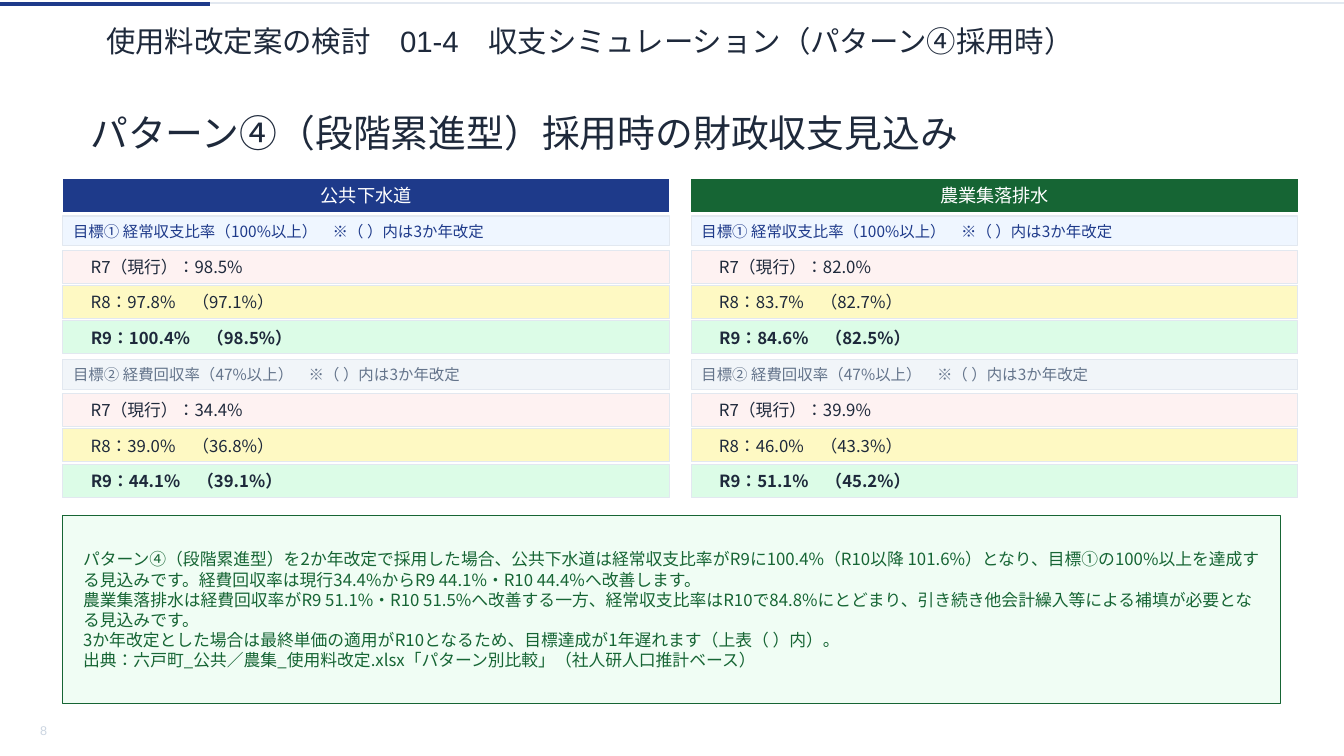
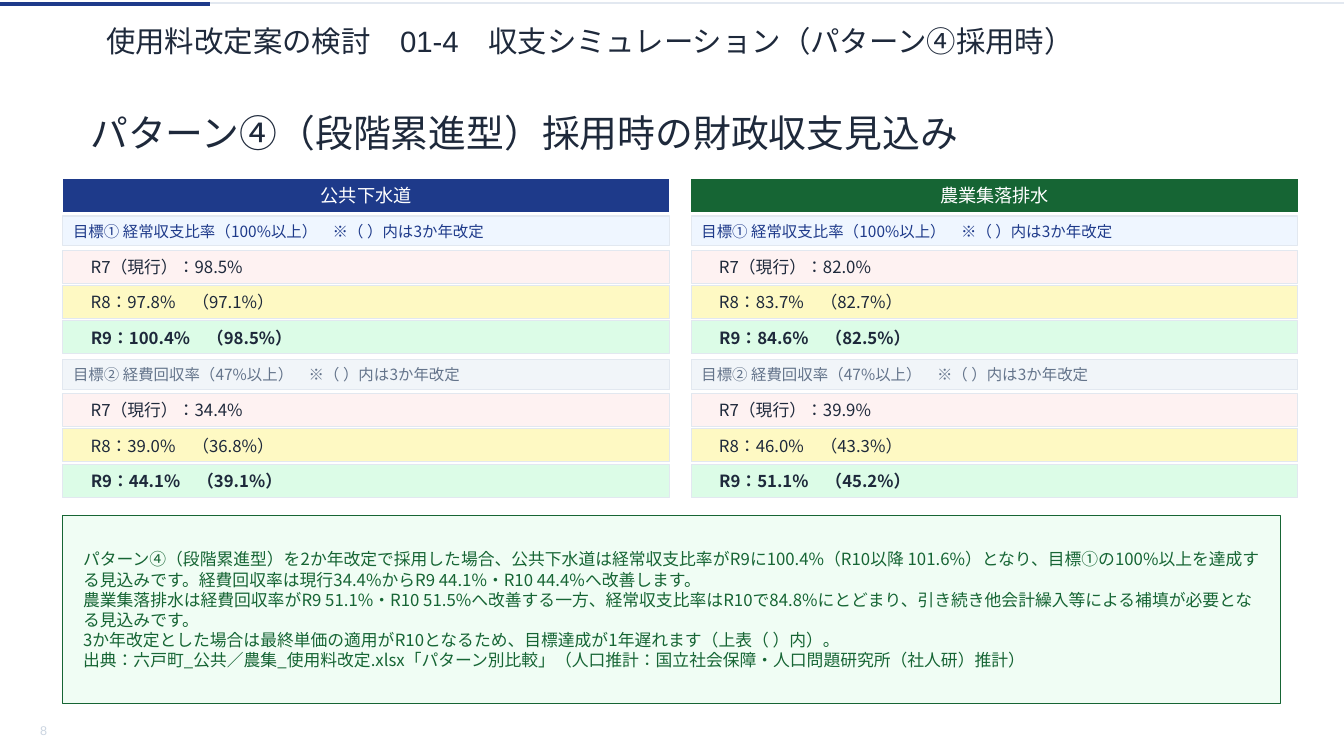
Before and after one commit to ryowakayama-gif/repository, a slide deck: slide 8 of rokko_sewage_council/output/六戸町_第2回審議会資料.pptx. Drawn at 1344x756 pixels with LibreOffice and Linux fonts; fonts in the diff are those of the drawing. Boxes give left, top, right and bottom in pixels: in the first picture for what was removed or moved away, otherwise in the second. Text is boxed around its words. In the diff, an @@ line names an element or a change of style, - is before the commit and + after.

```diff
--- a/rokko_sewage_council/output/六戸町_第2回審議会資料.pptx
+++ b/rokko_sewage_council/output/六戸町_第2回審議会資料.pptx
@@ text in freeform shape at (83, 651, 1025, 669): text changed @@
-出典：六戸町_公共／農集_使用料改定.xlsx「パターン別比較」（社人研人口推計ベース）
+出典：六戸町_公共／農集_使用料改定.xlsx「パターン別比較」（人口推計：国立社会保障・人口問題研究所（社人研）推計）
```
Also in this commit, not shown: 13 other slides changed, 5 other files.
